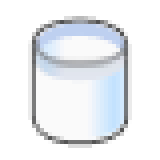
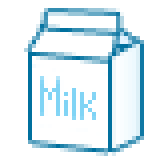
Revision of a layered 160 x 160 image; what changed, layer by layer:
added layer "Фигура 5 (копия)" above "Фигура 7" over box(112, 40, 140, 152)
added layer "Фигура 7" above "Фигура 6" over box(44, 12, 120, 32)
added layer "Фигура 6" above "Фигура 6 (копия)" over box(28, 24, 120, 60)
added layer "Фигура 6 (копия)" above "Слой 2" over box(40, 24, 140, 48)
added layer "Слой 2" (50%) above "Фигура 5" over box(32, 64, 136, 136)
added layer "Фигура 5" above "Фигура 8" over box(32, 52, 112, 152)
added layer "Фигура 8" above "milk" over box(72, 40, 136, 60)
hid group "milk" (8 layers) over box(24, 8, 144, 156)
